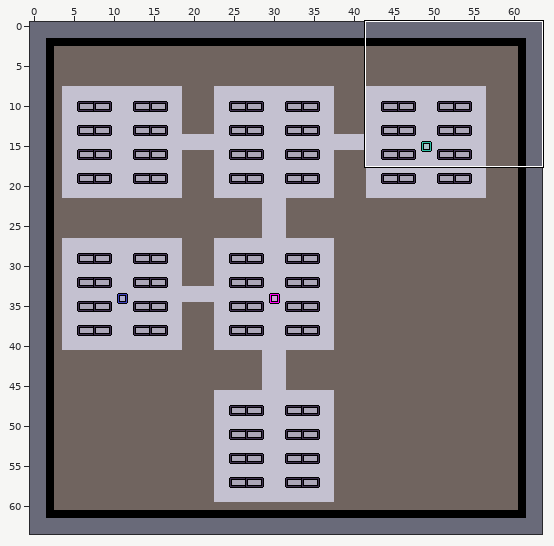
LDtk project: assets/level.ldtk. Above: a wide view before the commit, with the close-up outlined.
Close-up. The starting point:
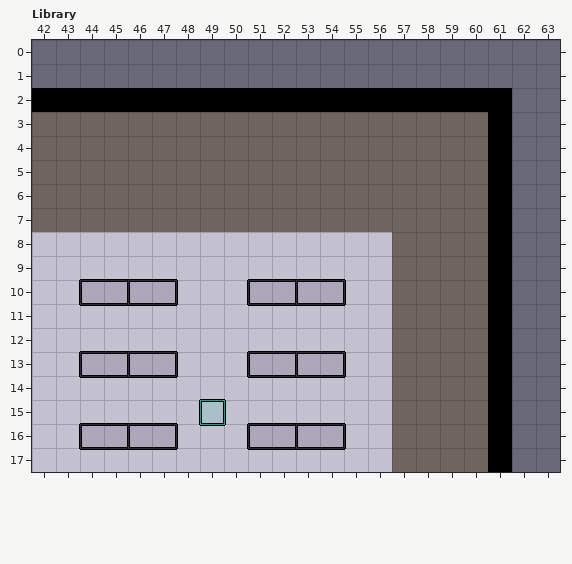
Cells are 16x16 px. Shown: Library x 42..63, y 0..17. The commit also changed other parts of the map, which this record leaves out. The old version is drawn lined up with the new one.
Now the later version:
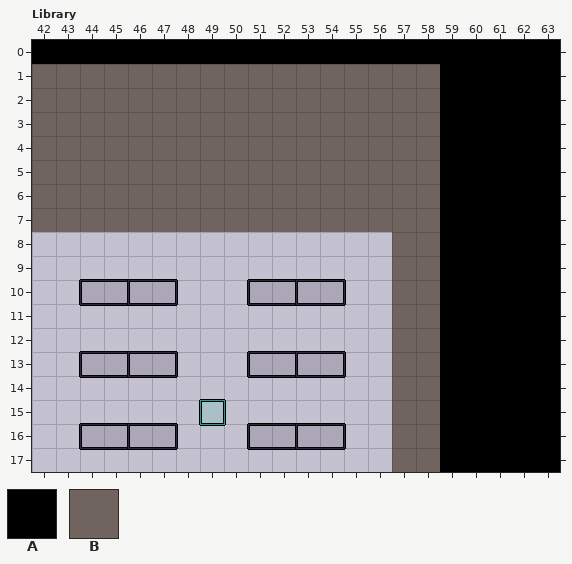
Key: from "Tiles": A 2 "PermanentWall", B 3 "Wall".
_ is an empty cell.
Changes in this commit:
{"change": "map size 60x60 -> 64x64 cells (old content now starts at 2,2; both pictures use the new coordinates)"}
{"where": "layer \"Tiles\""}
{"y":0,"x":42,"old":"______________________","new":"AAAAAAAAAAAAAAAAAAAAAA"}
{"y":1,"x":42,"old":"______________________","new":"BBBBBBBBBBBBBBBBBAAAAA"}
{"y":2,"x":42,"old":"AAAAAAAAAAAAAAAAA","new":"BBBBBBBBBBBBBBBBB"}
{"y":2,"x":62,"old":"__","new":"AA"}
{"y":3,"x":59,"old":"BB","new":"AA"}
{"y":3,"x":62,"old":"__","new":"AA"}
{"y":4,"x":59,"old":"BB","new":"AA"}
{"y":4,"x":62,"old":"__","new":"AA"}
{"y":5,"x":59,"old":"BB","new":"AA"}
{"y":5,"x":62,"old":"__","new":"AA"}
{"y":6,"x":59,"old":"BB","new":"AA"}
{"y":6,"x":62,"old":"__","new":"AA"}
{"y":7,"x":59,"old":"BB","new":"AA"}
{"y":7,"x":62,"old":"__","new":"AA"}
{"y":8,"x":59,"old":"BB","new":"AA"}
{"y":8,"x":62,"old":"__","new":"AA"}
{"y":9,"x":59,"old":"BB","new":"AA"}
{"y":9,"x":62,"old":"__","new":"AA"}
{"y":10,"x":59,"old":"BB","new":"AA"}
{"y":10,"x":62,"old":"__","new":"AA"}
{"y":11,"x":59,"old":"BB","new":"AA"}
{"y":11,"x":62,"old":"__","new":"AA"}
{"y":12,"x":59,"old":"BB","new":"AA"}
{"y":12,"x":62,"old":"__","new":"AA"}
{"y":13,"x":59,"old":"BB","new":"AA"}
{"y":13,"x":62,"old":"__","new":"AA"}
{"y":14,"x":59,"old":"BB","new":"AA"}
{"y":14,"x":62,"old":"__","new":"AA"}
{"y":15,"x":59,"old":"BB","new":"AA"}
{"y":15,"x":62,"old":"__","new":"AA"}
{"y":16,"x":59,"old":"BB","new":"AA"}
{"y":16,"x":62,"old":"__","new":"AA"}
{"y":17,"x":59,"old":"BB","new":"AA"}
{"y":17,"x":62,"old":"__","new":"AA"}
